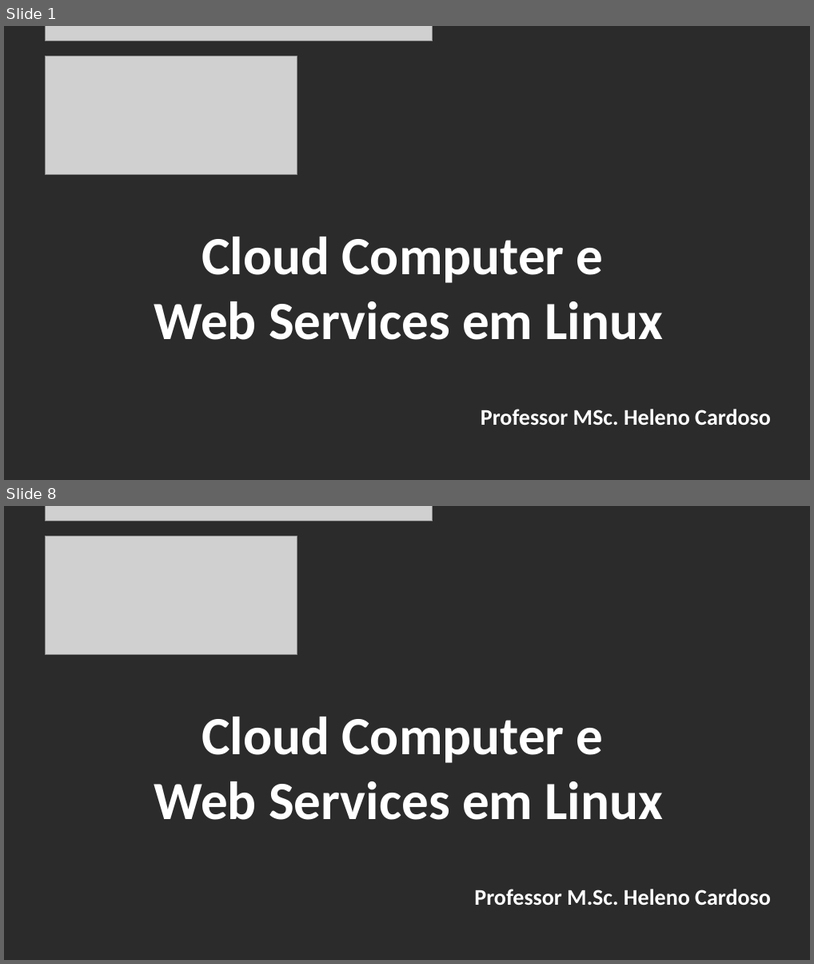
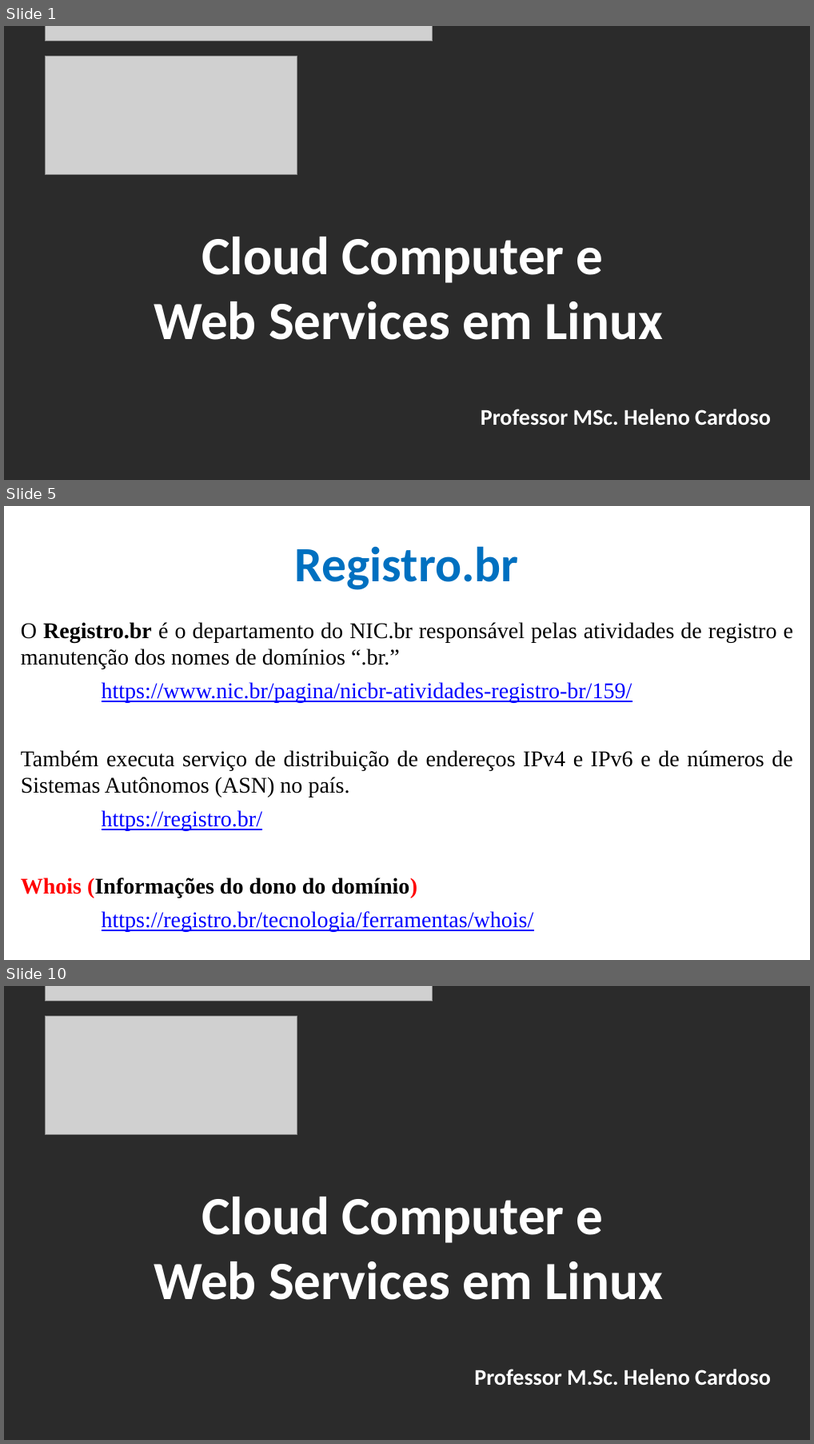
Before and after one commit to CloudEducationBrazil/WydenComputacaoNuvemWebServicesLinux, a slide deck: 01 Classes/Aula 07 - Computação em Nuvem e Web Services em Linux Cloud AZURE.pptx. Shown one above the other, each under a label of ours: slides 1 and 8 before the commit, slides 1, 5 and 10 after it; the slides between them are not shown. The pictures are 814x964 and 814x1444 pixels, drawn with LibreOffice and Linux fonts; fonts in the diff are those of the drawing; grey boxes stand for pictures; background and template pictures are left out; a plain dark background stands for a picture behind light text. Boxes give left, top, right and bottom in pixels: in the first picture for what was removed or moved away, otherwise in the second. Text is boxed around its words. In the diff, an @@ line names an element or a change of style, - is before the commit and + after.

```diff
--- a/01 Classes/Aula 07 - Computação em Nuvem e Web Services em Linux Cloud AZURE.pptx
+++ b/01 Classes/Aula 07 - Computação em Nuvem e Web Services em Linux Cloud AZURE.pptx
@@ slide 5 added at (4, 506, 810, 960), background picture (left out) @@
@@ title added at (295, 546, 519, 590), 44 pt, text #0070C0, bold @@
+Registro.br
@@ text added at (21, 622, 794, 932), 20 pt, text #000000 @@
+O Registro.br é o departamento do NIC.br responsável pelas atividades de registro e manutenção dos nomes de domínios “.br.”
+https://www.nic.br/pagina/nicbr-atividades-registro-br/159/
+Também executa serviço de distribuição de endereços IPv4 e IPv6 e de números de Sistemas Autônomos (ASN) no país.
+https://registro.br/
+Whois (Informações do dono do domínio)
+https://registro.br/tecnologia/ferramentas/whois/
@@ what was slide 8 is now slide 10 @@
```
Also in this commit, not shown: 5 slides changed, 2 other slides added, 1 slide removed, 1 other file.
